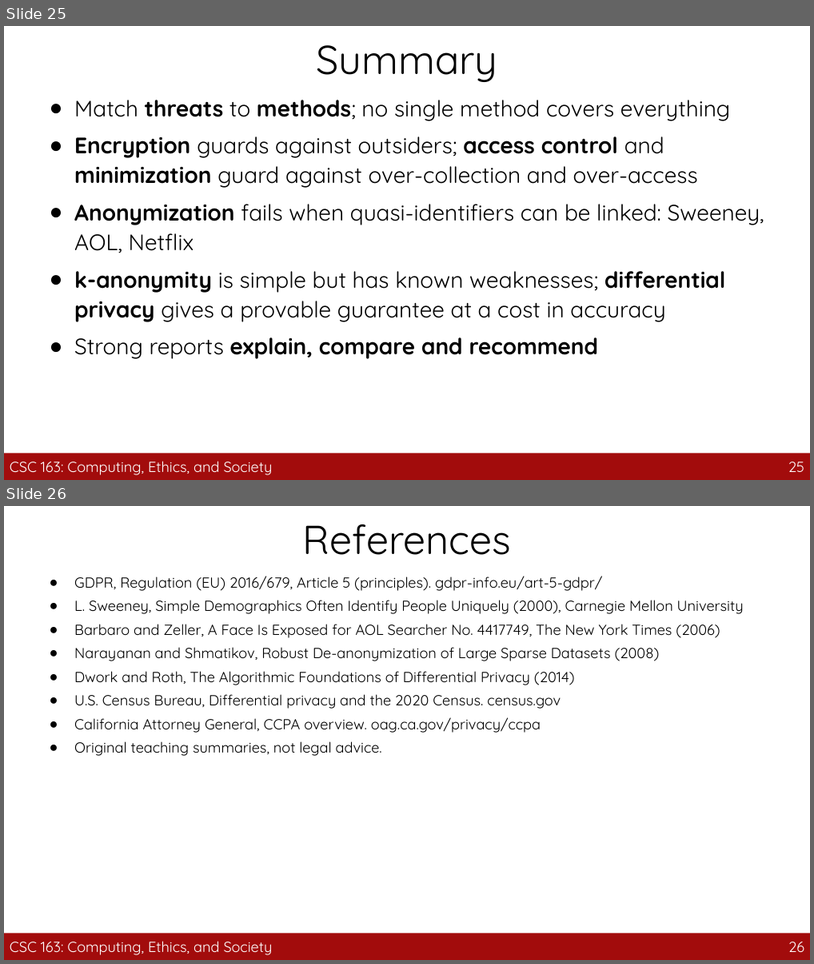
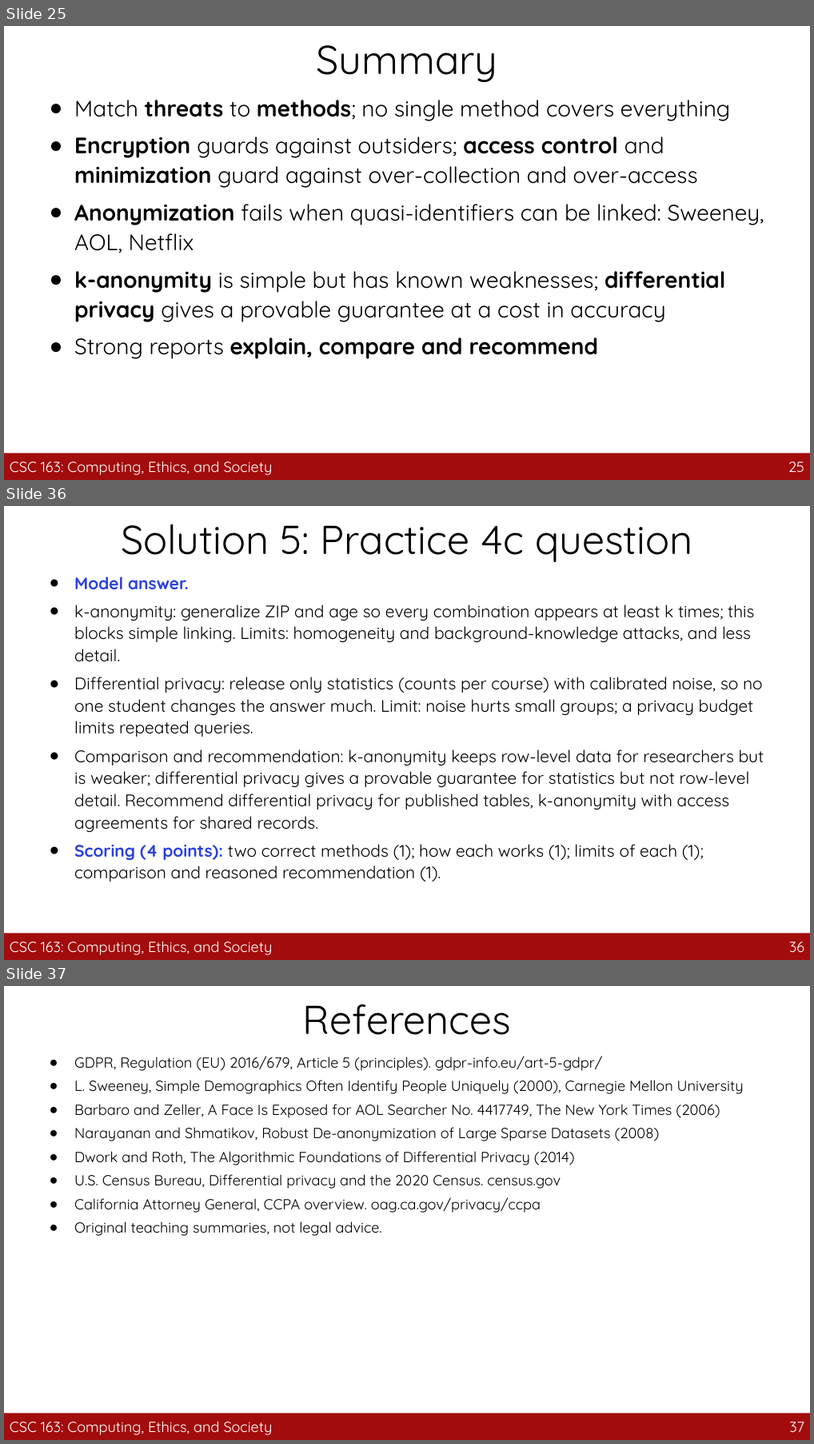
Before and after one commit to guhofstra/CSC163Fa26, a slide deck: PPTs/A3_Data_Privacy.pptx. Shown one above the other, each under a label of ours: slides 25 and 26 before the commit, slides 25, 36 and 37 after it; the slides between them are not shown. The pictures are 814x964 and 814x1444 pixels, drawn with LibreOffice and Linux fonts; fonts in the diff are those of the drawing. Boxes give left, top, right and bottom in pixels: in the first picture for what was removed or moved away, otherwise in the second. Text is boxed around its words. In the diff, an @@ line names an element or a change of style, - is before the commit and + after.

```diff
--- a/PPTs/A3_Data_Privacy.pptx
+++ b/PPTs/A3_Data_Privacy.pptx
@@ slide 36 added at (4, 506, 810, 960), background #FFFFFF @@
@@ title added at (121, 524, 694, 562), 36 pt, text #000000 @@
+Solution 5: Practice 4c question
@@ text added at (74, 576, 765, 881), 15 pt, text #000000 @@
+● Model answer.
+● k-anonymity: generalize ZIP and age so every combination appears at least k times; this blocks simple linking. Limits: homogeneity and background-knowledge attacks, and less detail.
+● Differential privacy: release only statistics (counts per course) with calibrated noise, so no one student changes the answer much. Limit: noise hurts small groups; a privacy budget limits repeated queries.
+● Comparison and recommendation: k-anonymity keeps row-level data for researchers but is weaker; differential privacy gives a provable guarantee for statistics but not row-level detail. Recommend differential privacy for published tables, k-anonymity with access agreements for shared records.
+● Scoring (4 points): two correct methods (1); how each works (1); limits of each (1); comparison and reasoned recommendation (1).
@@ rectangle added at (4, 932, 810, 959), fill #A20C0C @@
@@ text added at (10, 940, 273, 955), 13 pt, text #FFFFFF @@
+CSC 163: Computing, Ethics, and Society
@@ page number added at (790, 941, 805, 952), 13 pt, text #FFFFFF @@
+36
@@ what was slide 26 is now slide 37 @@
@@ page number at (790, 1421, 805, 1432): text changed @@
-26
+37
```
Also in this commit, not shown: 10 other slides added, 25 other files.
